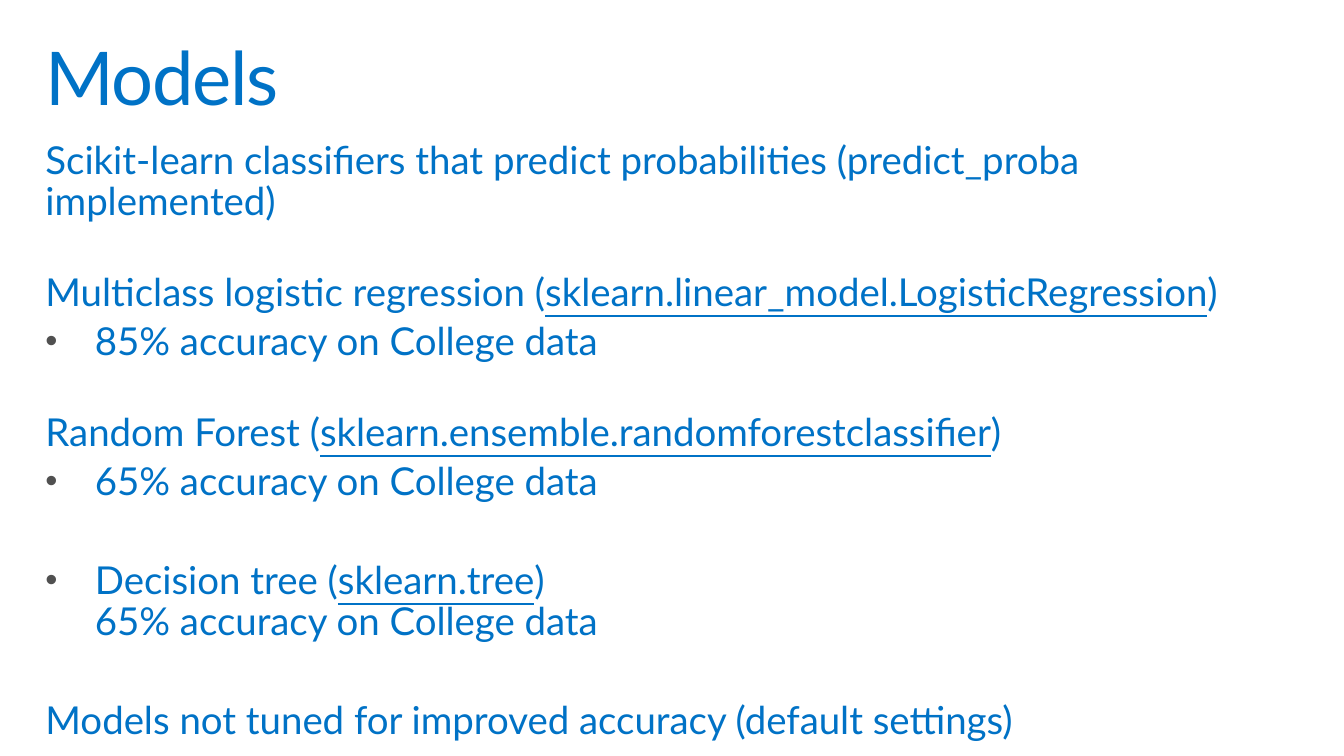
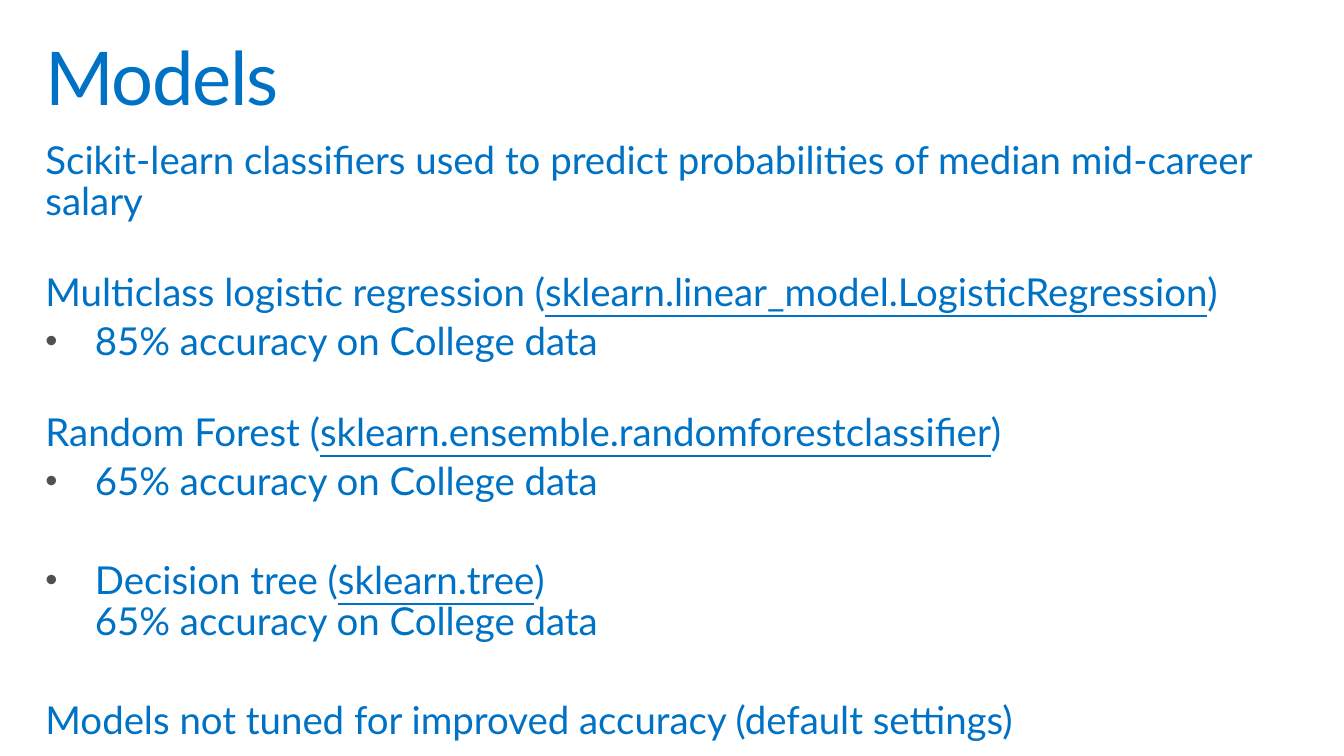
Before and after one commit to PKing70/LIMEaid, a slide deck: slide 7 of docs/LIMEaid_Final.pptx. Drawn at 1344x756 pixels with LibreOffice and Linux fonts; fonts in the diff are those of the drawing; background and template pictures are left out. Boxes give left, top, right and bottom in pixels: in the first picture for what was removed or moved away, otherwise in the second. Text is boxed around its words. In the diff, an @@ line names an element or a change of style, - is before the commit and + after.

Commit message:
Adjustmets 2 to prez before class.

```diff
--- a/docs/LIMEaid_Final.pptx
+++ b/docs/LIMEaid_Final.pptx
@@ text at bbox=[45, 145, 1253, 222]: text changed @@
-Scikit-learn classifiers that predict probabilities (predict_proba implemented)
+Scikit-learn classifiers used to predict probabilities of median mid-career salary
```
